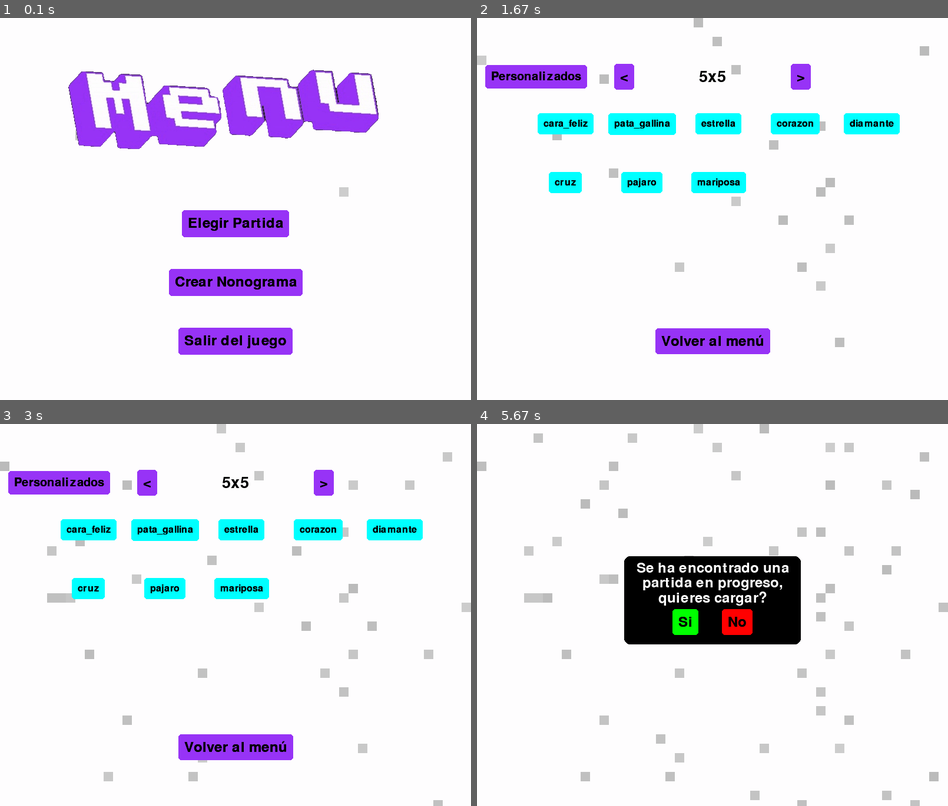
Above: before the commit, frames 1-4 (two rows, left to right).
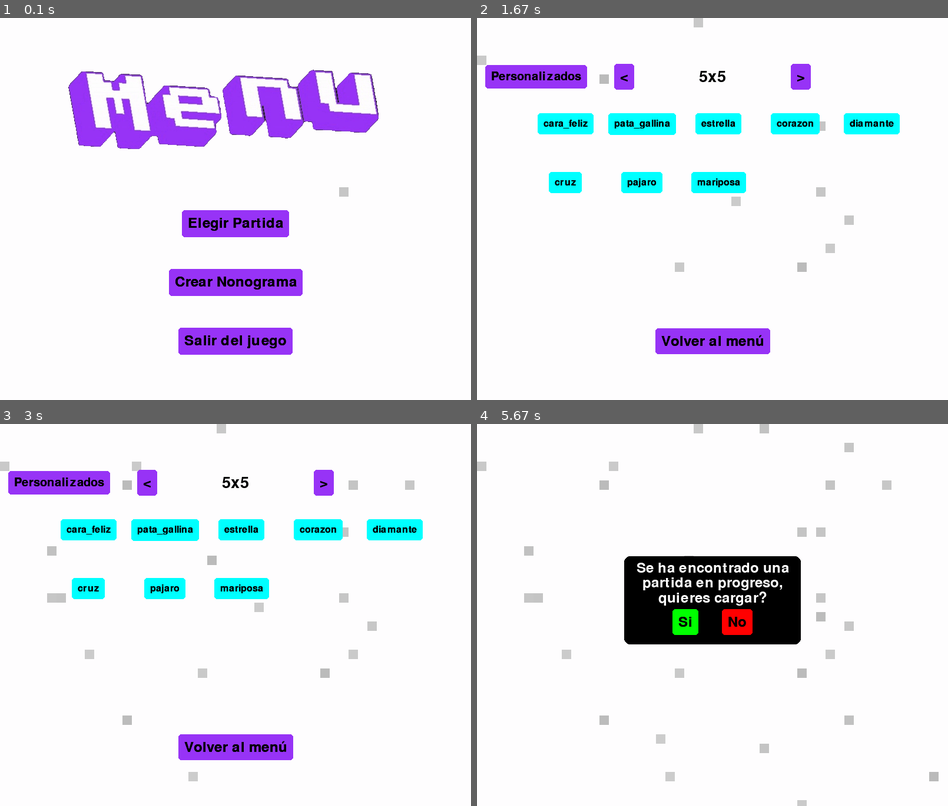
Above: after the commit, the same moments.

Repository: Diego-ipt/Pygame_nonograma
Game: pygame game, started from inicio.py
Two runs of this game, one before a commit and one after it. Both use one fixed random seed, a clock stepped at 60 frames per second and the inputs below.
Inputs (mouse positions are in pixels of both pictures, inside the frame that each line leads up to):
- Up to frame 1 (0.1 s): no input
- Up to frame 2 (1.67 s): click (693, 224) at 0.38 s
- Up to frame 3 (3 s): no input
- Up to frame 4 (5.67 s): click (646, 534) at 3.22 s

The runs differ from the first frame. In frame 1, less than 0.1% of the frame differs, in the area x 16-17%, y 29-32%; in frame 2, 0.5%; in frame 3, 0.8%; in frame 4, 1.4%, in the area x 12-100%, y 2-100%.

Commit message:
Fondo de pantalla ahora mas eficiente, se ejecuta dependiendo del refresh rate de las funciones de dibujar_grid_fondo

Diff:
--- a/nonograma_core/Elementos_graficos/elementos_menus.py
+++ b/nonograma_core/Elementos_graficos/elementos_menus.py
@@ -1,7 +1,6 @@
 import random
-
 import pygame
-
+from nonograma_core.JuegoNonograma import frame_counter
 # Función para mostrar texto en la pantalla
 def mostrar_texto(texto, color, pantalla, x, y, fuente=pygame.font.SysFont(None, 40)):
     superficie_texto = fuente.render(texto, True, color)
@@ -165,23 +164,34 @@
 
 
 GRID_ESTADO_FONDO_MENU = [[False for _ in range(50)] for _ in range(50)]
+CACHED_CELDAS = {}
 
 
-def dibujar_grid_fondo_menu(pantalla, filas, columnas, tamano_celda, color_activo, color_inactivo):
+def dibujar_grid_fondo_menu(pantalla, filas, columnas, tamano_celda, color_activo, color_inactivo, refresh_rate=10):
+    global frame_counter
+    if frame_counter % refresh_rate != 0:
+        return  # Salir si no es el momento de redibujar
+
     for fila in range(filas):
         for columna in range(columnas):
+            if GRID_ESTADO_FONDO_MENU[fila][columna]:
+                key = (fila, columna, True)  # True: Activo
+            else:
+                key = (fila, columna, False)  # False: Inactivo
+
+            # Verifica si la celda ya está en el caché
+            if key not in CACHED_CELDAS:
+                celda_surface = pygame.Surface((tamano_celda, tamano_celda), pygame.SRCALPHA)
+                color = (*color_activo[:3], random.randrange(50, 70)) if key[2] else (*color_inactivo[:3], 255)
+                celda_surface.fill(color)
+                CACHED_CELDAS[key] = celda_surface
+
             x = columna * tamano_celda
             y = fila * tamano_celda
-            celda_surface = pygame.Surface((tamano_celda, tamano_celda), pygame.SRCALPHA)
-            # Definir el color con transparencia (valor alfa entre 0 y 255)
-            color = (*color_activo[:3], random.randrange(50, 70)) if GRID_ESTADO_FONDO_MENU[fila][columna] else (*color_inactivo[:3], 255)
-            # Rellenar la superficie con el color y la transparencia
-            celda_surface.fill(color)
-            # Dibujar la celda en la pantalla
-            pantalla.blit(celda_surface, (x, y))
+            pantalla.blit(CACHED_CELDAS[key], (x, y))
 
 
-def actualizar_grid_fondo_menu(probabilidad=0.0001):
+def actualizar_grid_fondo_menu(probabilidad=0.00005):
     for fila in range(len(GRID_ESTADO_FONDO_MENU)):
         for columna in range(len(GRID_ESTADO_FONDO_MENU[0])):
             if random.random() < probabilidad:
--- a/nonograma_core/JuegoNonograma.py
+++ b/nonograma_core/JuegoNonograma.py
@@ -13,6 +13,8 @@
 pygame.display.set_caption("Nonograma_Game")
 icono = asset_manager.cargar_imagen("Iconojuego.jpg")
 pygame.display.set_icon(icono)
+frame_counter = 0
+
 
 def main():
 
@@ -37,6 +39,10 @@
     tablero_completo = None
 
     while True:
+        global frame_counter
+        frame_counter += 1
+
+        clock = pygame.time.Clock()
         if estado_actual == 'ventana_nonograma_game':
             ventanas[estado_actual] = VentanaNonogramaGame(PANTALLA, partida_cargada, nombre_nivel)
             partida_cargada = None
@@ -54,3 +60,5 @@
                 estado_actual, tablero_completo = ventana_siguiente
         else:
             estado_actual = ventana_siguiente
+
+        clock.tick(30)
--- a/nonograma_core/Ventanas/VentanaCrearNonograma.py
+++ b/nonograma_core/Ventanas/VentanaCrearNonograma.py
@@ -25,7 +25,7 @@
 
     def run(self):
         while True:
-            actualizar_grid_fondo_menu(0.00005)
+            actualizar_grid_fondo_menu()
             self.pantalla.fill(BLANCO)
             dibujar_grid_fondo_menu(self.pantalla, 50, 50, 16, VERDE_PRESIONADO, BLANCO)
             pygame.display.set_caption("Nonograma Creador")
--- a/nonograma_core/Ventanas/VentanaMenuPrincipal.py
+++ b/nonograma_core/Ventanas/VentanaMenuPrincipal.py
@@ -26,7 +26,7 @@
         while True:
             actualizar_grid_fondo_menu()
             self.pantalla.fill(BLANCO)
-            dibujar_grid_fondo_menu(self.pantalla, 50, 50, 16, NEGRO, BLANCO_MENU)
+            dibujar_grid_fondo_menu(self.pantalla, 50, 50, 16, NEGRO, BLANCO_MENU, refresh_rate=1)
             self.indice_fotograma_menu, self.contador_fotogramas = mostrar_fotogramas(self.menu, self.indice_fotograma_menu, self.contador_fotogramas, self.retraso_fotogramas, 75, 0, self.pantalla)
 
             menu_mouse_pos = pygame.mouse.get_pos()
--- a/nonograma_core/Ventanas/VentanaNonogramaGame.py
+++ b/nonograma_core/Ventanas/VentanaNonogramaGame.py
@@ -44,7 +44,9 @@
 
     def run(self):
         while self.running:
-            self.pantalla.fill(ROJO)
+            actualizar_grid_fondo_menu()
+            self.pantalla.fill(BLANCO)
+            dibujar_grid_fondo_menu(self.pantalla, 50, 50, 16, ROJO, BLANCO)
             pygame.display.set_caption("Nonograma Game")
             texto_nivel = f"Nivel {self.nombre_nivel}"
             mostrar_texto(texto_nivel, NEGRO, self.pantalla, 110, 40, fuente=pygame.font.SysFont(None, 35))
--- a/nonograma_core/Ventanas/VentanaVictoria.py
+++ b/nonograma_core/Ventanas/VentanaVictoria.py
@@ -2,7 +2,7 @@
 
 import pygame
 from nonograma_core.Elementos_graficos.colores import *
-from nonograma_core.Elementos_graficos.elementos_menus import mostrar_fotogramas, mostrar_texto, Boton
+from nonograma_core.Elementos_graficos.elementos_menus import *
 from nonograma_core.Ventanas.VentanaBase import VentanaBase
 from nonograma_core.Elementos_graficos.AssetManager import AssetManager
 from nonograma_core.JuegoNonograma import ANCHO_PANTALLA, ALTO_PANTALLA
@@ -15,7 +15,7 @@
         self.trophy = self.asset.cargar_fotogramas("trofeo_win")
         self.indice_fotograma_trophy = 0
         self.contador_fotogramas = 0
-        self.retraso_fotogramas = 60
+        self.retraso_fotogramas = 5
 
         self.tablero_completo = tablero_completo
 
@@ -37,7 +37,9 @@
 
     def run(self):
         while True:
-            self.pantalla.fill(VIOLETA_MENU)
+            actualizar_grid_fondo_menu()
+            self.pantalla.fill(BLANCO)
+            dibujar_grid_fondo_menu(self.pantalla, 50, 50, 16, VIOLETA_MENU, BLANCO)
             mostrar_texto("¡Ganaste!", NEGRO, self.pantalla, 400, 100)
             mouse_pos = pygame.mouse.get_pos()
 
